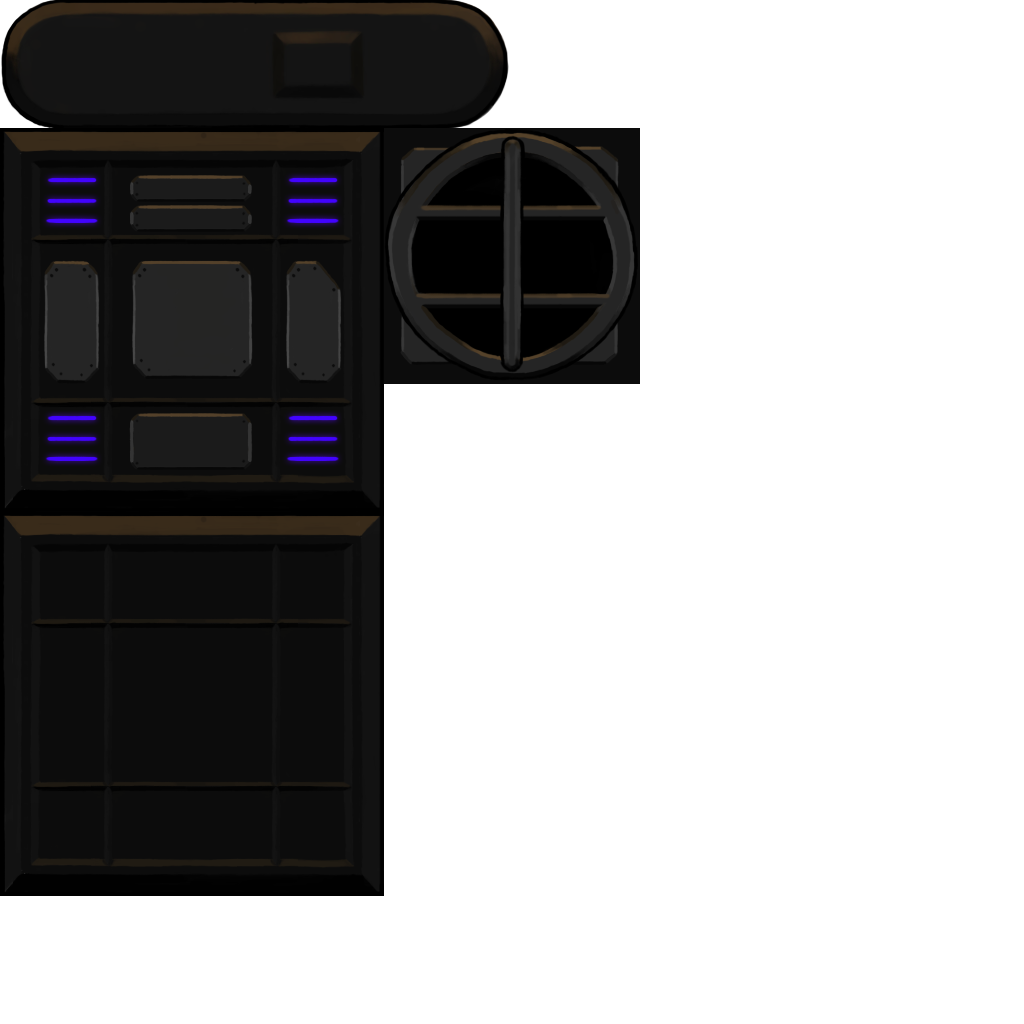
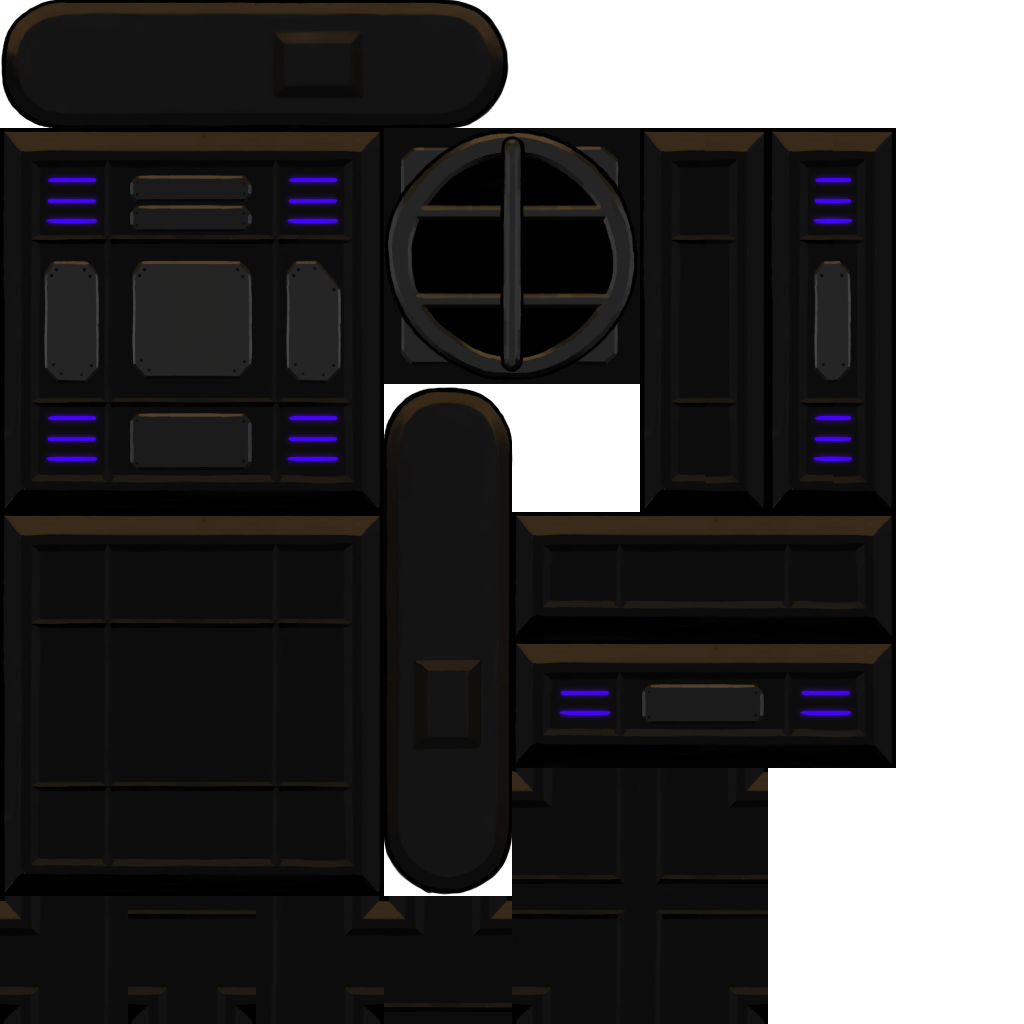
Layers edited between the first and the second 1024 × 1024 image:
added group "Group 1 copy 3" with 3 layers above "Group 1 copy 2" over 512, 431, 896, 1024
added layer "Layer 5" (1st of 7, in "Group 1 copy 3") in group "Group 1 copy 3" over 512, 627, 896, 1024
added layer "Layer 6 copy" in group "Group 1 copy 3" over 558, 431, 853, 715
added layer "Layer 3" (1st of 6, in "Group 1 copy 3") in group "Group 1 copy 3" over 512, 512, 896, 1024
added group "Group 1 copy 2" with 2 layers above "Group 1 copy 5" over 512, 384, 896, 1024
added layer "Layer 5" (2nd of 7, in "Group 1 copy 2") in group "Group 1 copy 2" over 512, 499, 896, 951
added layer "Layer 3" (2nd of 6, in "Group 1 copy 2") in group "Group 1 copy 2" over 512, 384, 896, 1024
added group "Group 1 copy 5" with 3 layers above "Group 1 copy 4" over 768, 128, 896, 768
added layer "Layer 3" (3rd of 6, in "Group 1 copy 5") in group "Group 1 copy 5" over 768, 128, 896, 768
added group "Group 1 copy 4" with 2 layers above "Group 4" over 640, 128, 896, 1024
added layer "Layer 5" (4th of 7, in "Group 1 copy 4") in group "Group 1 copy 4" over 640, 128, 896, 567
added layer "Layer 3" (4th of 6, in "Group 1 copy 4") in group "Group 1 copy 4" over 640, 128, 896, 1024
added group "Group 4" with 2 layers above "Group 1 copy 6" over 0, 893, 515, 1024
added layer "Layer 21" in group "Group 4" over 0, 893, 515, 1024
added layer "Layer 20" in group "Group 4" over 0, 896, 512, 1024
added group "Group 1 copy 6" with 2 layers above "Group 1 copy" over 500, 512, 896, 1024
added layer "Layer 5" (5th of 7, in "Group 1 copy 6") in group "Group 1 copy 6" over 512, 755, 896, 1024
added layer "Layer 12" in group "Group 1 copy 6" over 500, 512, 896, 1024
added group "Group 2 copy" with 2 layers above "Group 2" over 384, 387, 558, 896
added layer "Layer 1" (1st of 2, in "Group 2 copy") in group "Group 2 copy" over 384, 387, 558, 896
…and 3 more changes (3 added)
